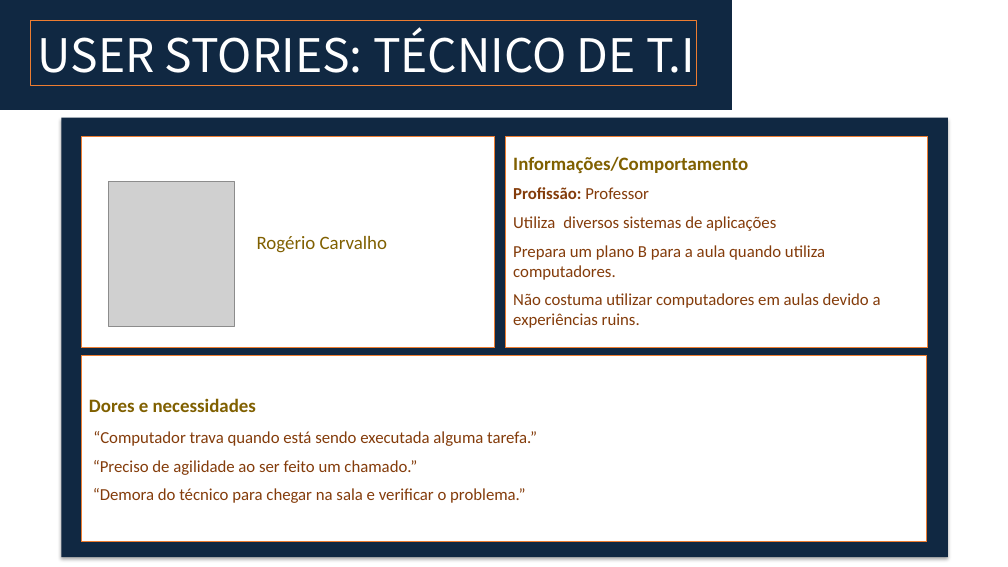
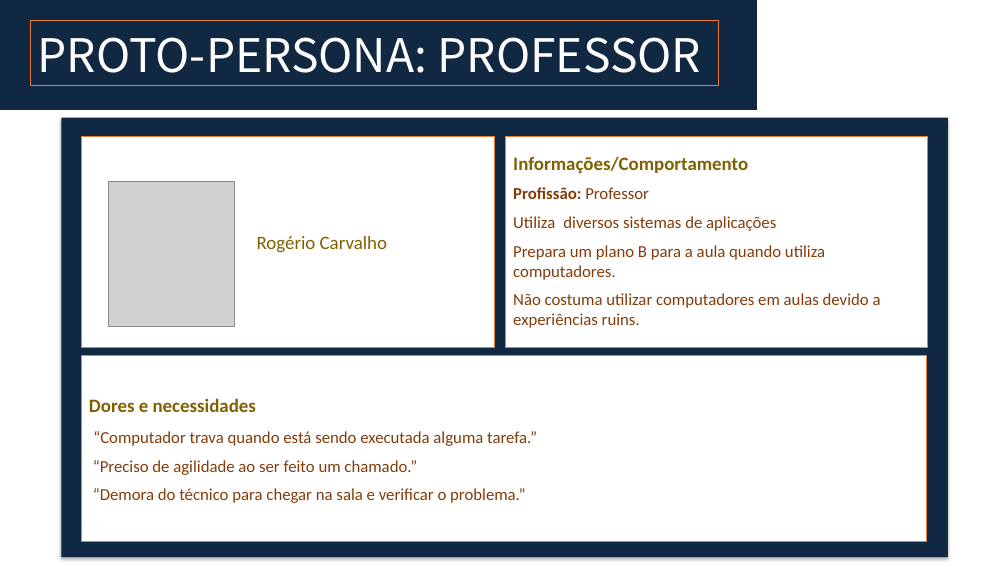
Before and after one commit to BandTec/grupo-05-adsa-20201, a slide deck: slide 20 of Supervisor 3.pptx (slide 19 before the commit). Drawn at 1008x567 pixels with LibreOffice and Linux fonts; fonts in the diff are those of the drawing; grey boxes stand for pictures. Boxes give left, top, right and bottom in pixels: in the first picture for what was removed or moved away, otherwise in the second. Text is boxed around its words. In the diff, an @@ line names an element or a change of style, - is before the commit and + after.

```diff
--- a/Supervisor 3.pptx
+++ b/Supervisor 3.pptx
@@ rectangle: place and size @@
-rectangle at bbox=[0, 0, 733, 110]
+rectangle at bbox=[0, 0, 758, 110]
@@ rectangle: place and size @@
-rectangle at bbox=[30, 20, 696, 85]
+rectangle at bbox=[30, 20, 719, 85]
@@ title at bbox=[38, 37, 702, 73]: text changed @@
-USER STORIES: TÉCNICO DE T.I
+PROTO-PERSONA: PROFESSOR
```
Also in this commit, not shown: 14 other slides changed.
